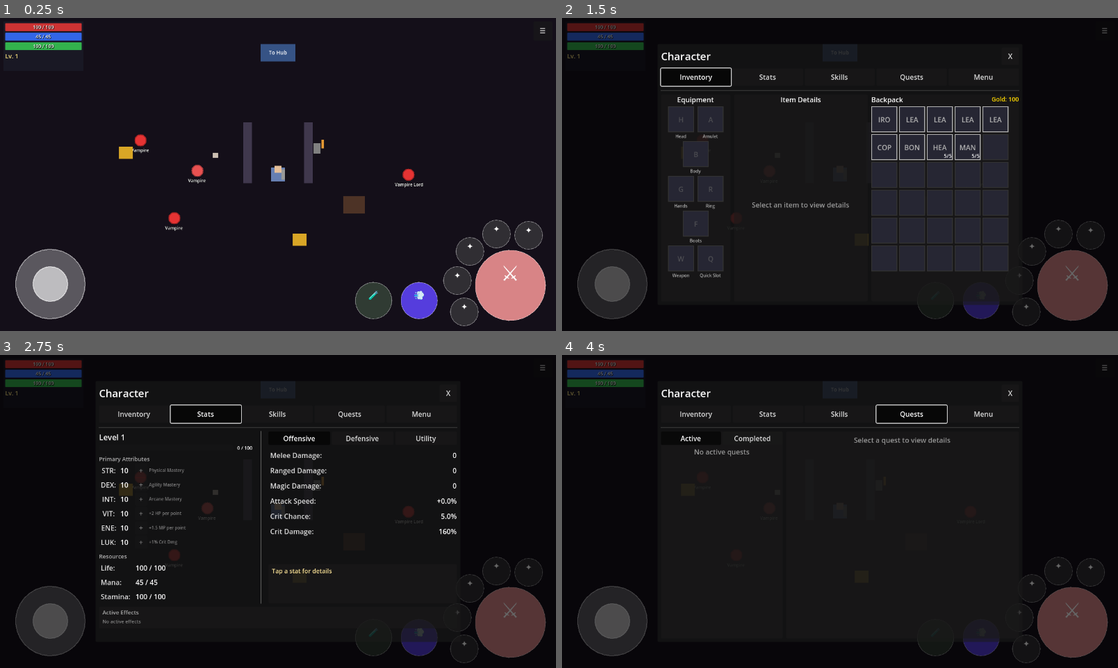
Above: before the commit, frames 1-4 (two rows, left to right).
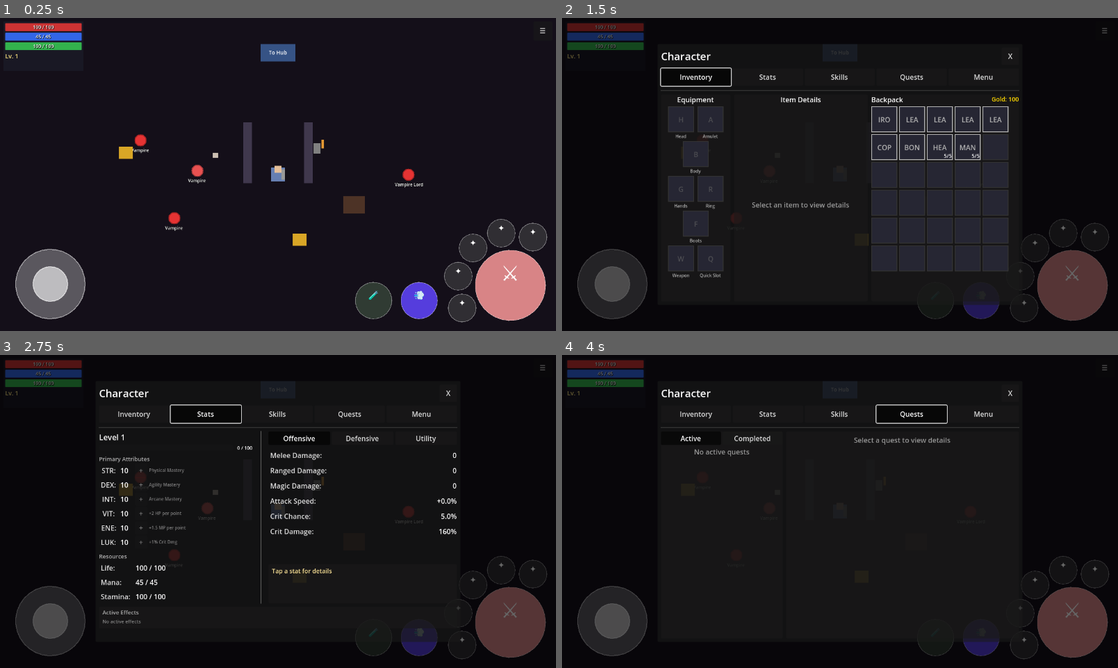
Above: after the commit, the same moments.

Repository: MatousHruska/MobileTestia
Game: Godot game, scene res://scenes/world/zone_crypt.tscn
Same seed, same stepped clock (60 frames per second), same inputs: the game is played once before the commit and once after it. This scene is started directly instead of the project's main scene.
Inputs:
- Up to frame 1 (0.25 s): no input
- Up to frame 2 (1.5 s): click "☰" at 0.5 s; click "Inventory" at 1.25 s
- Up to frame 3 (2.75 s): click "Stats" at 2 s
- Up to frame 4 (4 s): click "Skills" at 2.75 s; click "Quests" at 3.5 s

The runs differ from the first frame. In frame 1, 0.9% of the frame differs, in the area x 79-99%, y 64-99%; in frame 2, 0.2%; in frame 3, 0.2%; in frame 4, 0.2%.

Commit message:
Center ability arc at 225 degrees

Diff:
--- a/resources/combat_hud_config.tres
+++ b/resources/combat_hud_config.tres
@@ -15,8 +15,8 @@
 ability_no_mana_color = Color(0.3, 0.3, 0.5, 0.7)
 ability_cooldown_color = Color(0.2, 0.2, 0.2, 0.6)
 arc_distance = 122.0
-arc_start_angle = 150.0
-arc_end_angle = 290.0
+arc_start_angle = 155.0
+arc_end_angle = 295.0
 dodge_radius = 42.0
 dodge_color = Color(0.38, 0.27, 1, 0.85)
 dodge_pressed_color = Color(0.55, 0.45, 1, 0.95)
